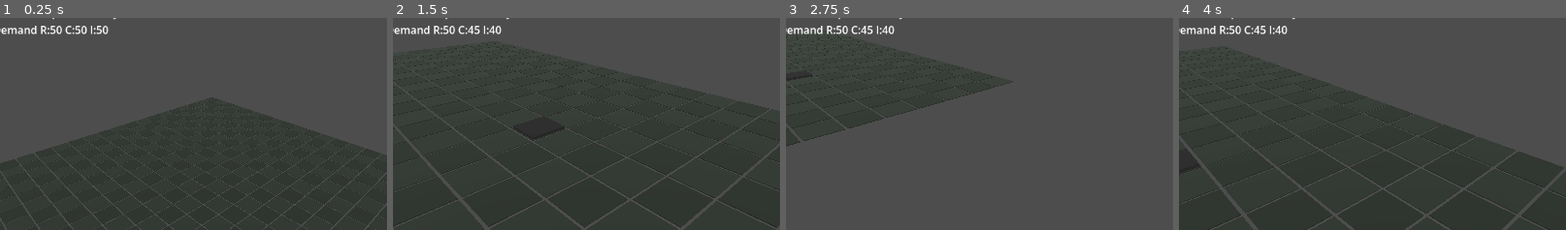
Above: before the commit, frames 1-4 (left to right).
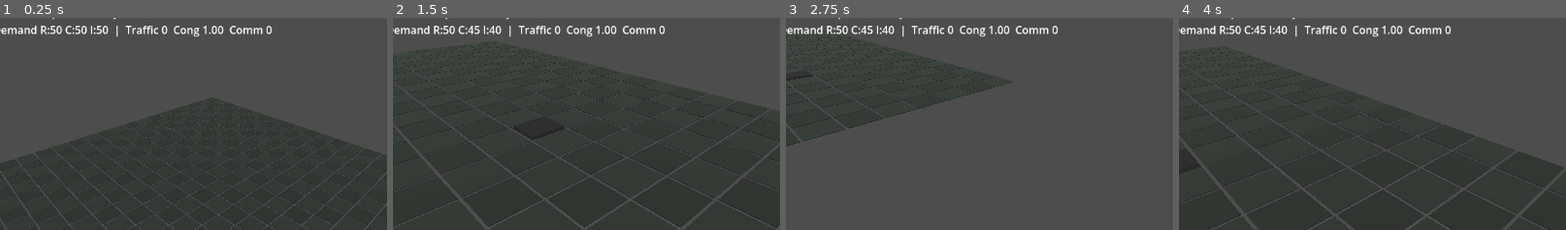
Above: after the commit, the same moments.

Repository: Jose04BN/CitySimGodot
Game: Godot game, scene res://scenes/Main.tscn
Two runs of this game, one before a commit and one after it. Both use one fixed random seed, a clock stepped at 60 frames per second and the inputs below.
Inputs (mouse positions are % of the whole screen's width and height, from its top left):
- Up to frame 1 (0.25 s): no input
- Up to frame 2 (1.5 s): tap Enter at 0.5 s; move the mouse to (72, 44) at 0.52 s; hold D 0.53-1.28 s; tap 1 at 0.6 s; click (72, 44) at 0.67 s; move the mouse to (30, 54) at 1.27 s; hold S from 1.28 s (still down); tap 2 at 1.35 s
- Up to frame 3 (2.75 s): move the mouse to (60, 26) at 2.02 s; release S at 2.03 s; hold D from 2.03 s (still down); tap 3 at 2.1 s
- Up to frame 4 (4 s): move the mouse to (45, 69) at 2.77 s; release D at 2.78 s; hold W 2.78-3.53 s; tap 4 at 2.85 s; click (45, 69) at 2.92 s; move the mouse to (80, 64) at 3.52 s; hold A from 3.53 s (still down); tap E at 3.6 s
The pictures show only the part of the screen within x 22-72%, y 9-59%; the shares and areas given below are measured in that part.

The runs differ from the first frame. In frame 1, 0.8% of the frame differs, in the area x 30-71%, y 3-10%; in frame 2, 0.8%; in frame 3, 0.8%; in frame 4, 0.8%.

Commit message:
Improve traffic visuals, congestion, and commuter linkage

Diff:
--- a/scenes/Main.tscn
+++ b/scenes/Main.tscn
@@ -26,6 +26,7 @@
 [node name="CitySimulation" type="Node" parent="."]
 script = ExtResource("6")
 build_controller_path = NodePath("../BuildController")
+traffic_controller_path = NodePath("../TrafficController")
 stats_label_path = NodePath("../HUD/Panel/StatsLabel")
 
 [node name="Pathfinder" type="Node" parent="."]
--- a/scripts/CitySimulation.gd
+++ b/scripts/CitySimulation.gd
@@ -1,6 +1,7 @@
 extends Node
 
 @export var build_controller_path: NodePath
+@export var traffic_controller_path: NodePath
 @export var stats_label_path: NodePath
 @export var tick_seconds: float = 1.0
 @export var starting_treasury: float = 50000.0
@@ -14,6 +15,7 @@
 }
 
 var _build_controller: Node
+var _traffic_controller: Node
 var _stats_label: Label
 
 var _accum: float = 0.0
@@ -26,9 +28,13 @@
 var _history_size: int = 40
 var _pop_history: Array = []
 var _treasury_history: Array = []
+var _vehicle_count: int = 0
+var _congestion_factor: float = 1.0
+var _commuters: int = 0
 
 func _ready() -> void:
 	_build_controller = get_node(build_controller_path)
+	_traffic_controller = get_node_or_null(traffic_controller_path)
 	_stats_label = get_node_or_null(stats_label_path)
 	_treasury = starting_treasury
 
@@ -36,6 +42,8 @@
 		_build_controller.connect("about_to_save", Callable(self, "_on_about_to_save"))
 	if _build_controller.has_signal("city_loaded"):
 		_build_controller.connect("city_loaded", Callable(self, "_on_city_loaded"))
+	if _traffic_controller != null and _traffic_controller.has_signal("traffic_changed"):
+		_traffic_controller.connect("traffic_changed", Callable(self, "_on_traffic_changed"))
 
 	_update_stats_label()
 
@@ -74,11 +82,13 @@
 
 	var tax_income: float = float(_population) * 1.8 + float(com_zones) * 4.0 + float(ind_zones) * 5.5
 	var service_cost: float = float(roads) * 1.4 + float(_population) * 0.7 + 40.0
+	service_cost += float(_vehicle_count) * 0.25
+	tax_income += float(_commuters) * 0.2
 	_treasury += tax_income - service_cost
 
 	_r_demand = clampf(50.0 + float(jobs_capacity - _population) * 0.25 - float(res_zones) * 0.4, 0.0, 100.0)
 	_c_demand = clampf(45.0 + float(_population - com_jobs) * 0.30 + float(roads) * 0.08, 0.0, 100.0)
-	_i_demand = clampf(40.0 + float(_population - ind_jobs) * 0.22 + float(roads) * 0.06, 0.0, 100.0)
+	_i_demand = clampf(40.0 + float(_population - ind_jobs) * 0.22 + float(roads) * 0.06 - float(_vehicle_count) * 0.5, 0.0, 100.0)
 
 	_sim_hours += 0.25
 	if _sim_hours >= 24.0:
@@ -140,7 +150,7 @@
 	var unemployment: int = maxi(_population - employed, 0)
 	var households: int = int(round(float(_population) / 2.6))
 
-	_stats_label.text = "Time %02d:%02d  |  Pop %d  HH %d  Jobs %d  Unemp %d  Treasury $%d\nRoads %d  Zones R:%d C:%d I:%d  |  Demand R:%d C:%d I:%d" % [
+	_stats_label.text = "Time %02d:%02d  |  Pop %d  HH %d  Jobs %d  Unemp %d  Treasury $%d\nRoads %d  Zones R:%d C:%d I:%d  |  Demand R:%d C:%d I:%d  |  Traffic %d  Cong %.2f  Comm %d" % [
 		int(floor(_sim_hours)),
 		int(round((_sim_hours - floor(_sim_hours)) * 60.0)) % 60,
 		_population,
@@ -154,7 +164,10 @@
 		ind_zones,
 		int(round(_r_demand)),
 		int(round(_c_demand)),
-		int(round(_i_demand))
+		int(round(_i_demand)),
+		_vehicle_count,
+		_congestion_factor,
+		_commuters
 	]
 
 	# append simple sparkline for population
@@ -201,3 +214,8 @@
 	_r_demand = float(sim.get("r_demand", 50.0))
 	_c_demand = float(sim.get("c_demand", 50.0))
 	_i_demand = float(sim.get("i_demand", 50.0))
+
+func _on_traffic_changed(vehicle_count: int, congestion_factor: float) -> void:
+	_vehicle_count = vehicle_count
+	_congestion_factor = clampf(congestion_factor, 0.35, 1.0)
+	_commuters = int(round(float(_population) * (1.0 - _congestion_factor) * 0.55))
--- a/scripts/TrafficController.gd
+++ b/scripts/TrafficController.gd
@@ -6,11 +6,14 @@
 @export var spawn_interval: float = 4.0
 @export var max_vehicles: int = 8
 
+signal traffic_changed(vehicle_count: int, congestion_factor: float)
+
 var _build_controller: Node
 var _pathfinder: Node
 var _grid: Node
 var _accum: float = 0.0
 var _vehicles_parent: Node3D
+var _vehicle_scene: Script = preload("res://scripts/Vehicle.gd")
 
 func _ready() -> void:
     _grid = get_node(grid_path)
@@ -25,9 +28,19 @@
     _accum += delta
     # cleanup count
     var count: int = _vehicles_parent.get_child_count()
+    emit_signal("traffic_changed", count, _congestion_factor(count))
     if _accum >= spawn_interval and count < max_vehicles:
         _accum = 0.0
         _try_spawn()
+
+func get_vehicle_count() -> int:
+    return _vehicles_parent.get_child_count()
+
+func _congestion_factor(vehicle_count: int) -> float:
+    if max_vehicles <= 0:
+        return 1.0
+    var saturation := float(vehicle_count) / float(max_vehicles)
+    return clampf(1.0 - saturation * 0.45, 0.35, 1.0)
 
 func _try_spawn() -> void:
     var roads: Array = _build_controller.call("get_road_cells")
@@ -42,12 +55,9 @@
     var path: Array = _pathfinder.call("find_path_world", start_world, end_world)
     if path.size() == 0:
         return
-    var veh := MeshInstance3D.new()
-    var sph := SphereMesh.new()
-    sph.radius = 0.18
-    veh.mesh = sph
+    var veh := Node3D.new()
+    veh.set_script(_vehicle_scene)
     veh.position = start_world
     _vehicles_parent.add_child(veh)
-    var script: Script = load("res://scripts/Vehicle.gd")
-    veh.set_script(script)
     veh.call("set_path", path)
+    veh.call("set_traffic_factor", _congestion_factor(_vehicles_parent.get_child_count()))
--- a/scripts/Vehicle.gd
+++ b/scripts/Vehicle.gd
@@ -4,10 +4,25 @@
 
 var _path: Array = []
 var _idx: int = 0
+var _traffic_factor: float = 1.0
+var _visual: MeshInstance3D
 
 func set_path(path: Array) -> void:
     _path = path
     _idx = 0
+
+func set_traffic_factor(value: float) -> void:
+    _traffic_factor = clampf(value, 0.35, 1.0)
+
+func _ready() -> void:
+    _visual = MeshInstance3D.new()
+    var mesh := BoxMesh.new()
+    mesh.size = Vector3(0.22, 0.18, 0.38)
+    _visual.mesh = mesh
+    var material := StandardMaterial3D.new()
+    material.albedo_color = Color(0.95, 0.35, 0.2)
+    _visual.material_override = material
+    add_child(_visual)
 
 func _process(delta: float) -> void:
     if _path.size() == 0:
@@ -20,4 +35,8 @@
     if dir.length() < 0.1:
         _idx += 1
         return
-    global_transform.origin += dir.normalized() * speed * delta
+    var movement := dir.normalized() * speed * _traffic_factor * delta
+    if movement.length() > dir.length():
+        movement = dir
+    global_transform.origin += movement
+    look_at(global_transform.origin + Vector3(movement.x, 0.0, movement.z), Vector3.UP)
Not shown, changed: README.md
